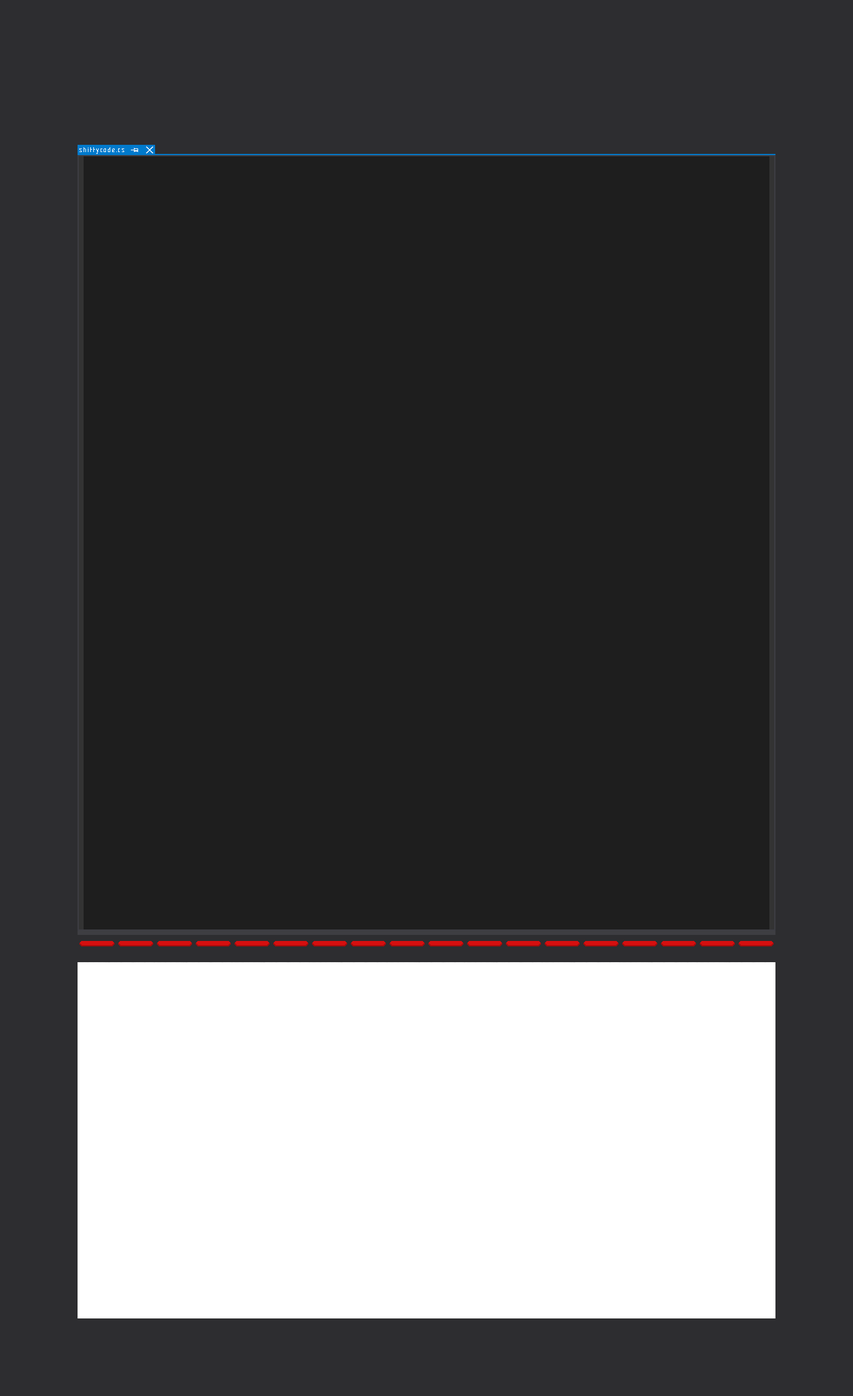
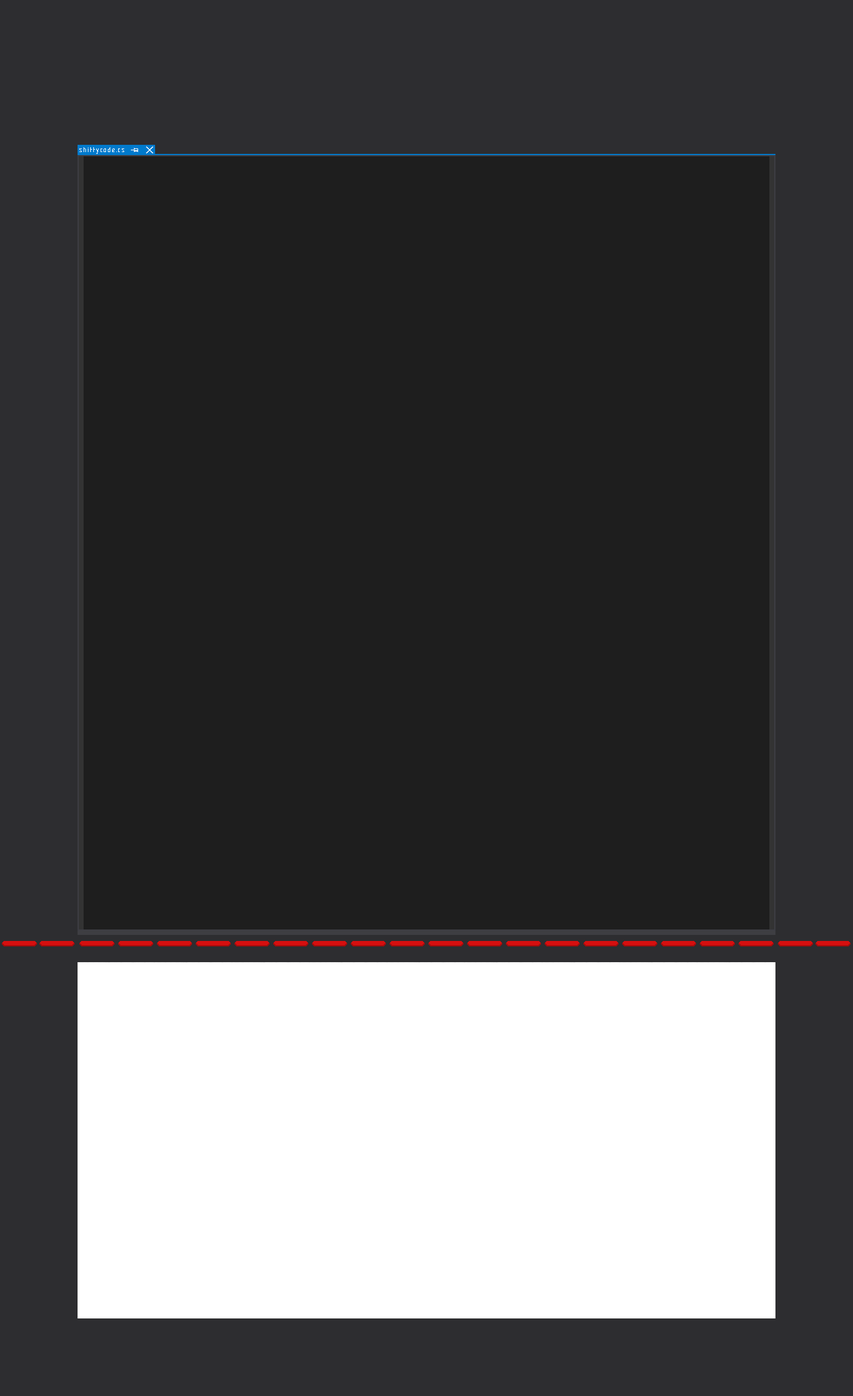
Layered file, before and after one edit (853×1396). Changes by layer:
renamed "Calque 1" to "Calque 5", painted on it over (x1=1, y1=941, x2=851, y2=947)
